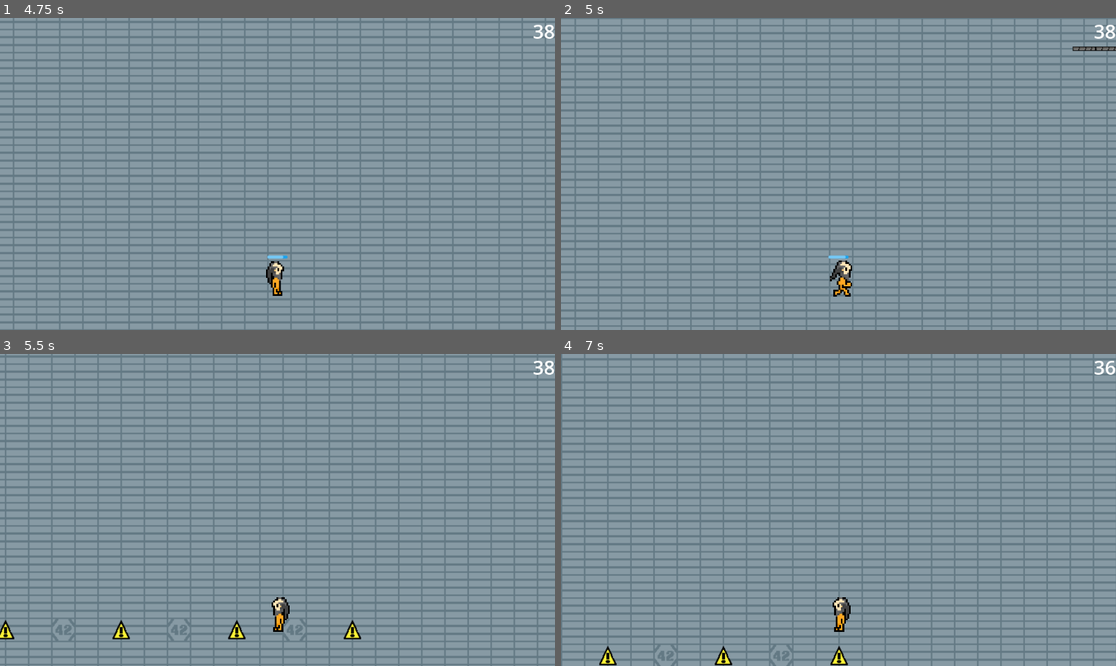
Above: before the commit, frames 1-4 (two rows, left to right).
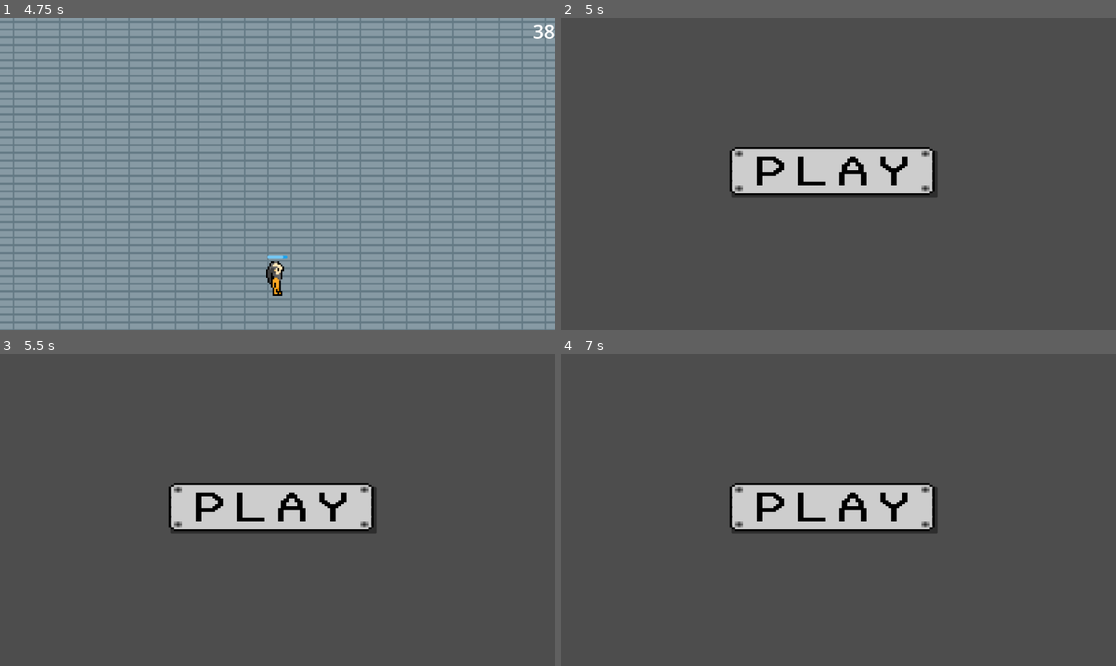
Above: after the commit, the same moments.

Repository: tristeceratops/42GameJam
Game: Godot game, scene res://recource/starting screen.tscn
Two runs of this game, one before a commit and one after it. Both use one fixed random seed, a clock stepped at 60 frames per second and the inputs below.
Inputs (mouse positions are in pixels of both pictures, inside the frame that each line leads up to):
- Up to frame 1 (4.75 s): click (271, 174) at 0.5 s; tap Enter at 1.25 s; move the mouse to (399, 158) at 1.27 s; hold S (crouch) 1.28-2.03 s; hold D (move_right) 1.28-2.78 s; tap Space (jump) at 1.52, 2.27, 3.77, 4.52 s; move the mouse to (166, 189) at 2.02 s; tap E (dash) at 2.1, 4.35 s; move the mouse to (333, 105) at 2.77 s; hold A (move_left) 2.78-3.53 s; click (333, 105) at 2.85 s; move the mouse to (249, 236) at 3.52 s; hold D (move_right) from 3.53 s (still down); tap S (crouch) at 3.6 s; move the mouse to (444, 220) at 4.27 s
- Up to frame 2 (5 s): keep holding D (move_right); tap P (RESET, bound only after the commit) at 4.9 s
- Up to frame 3 (5.5 s): move the mouse to (111, 463) at 5.02 s; release D (move_right) at 5.03 s; hold A (move_left) from 5.03 s (still down); click (111, 463) at 5.1 s; tap Space (jump) at 5.27 s
- Up to frame 4 (7 s): move the mouse to (866, 510) at 5.77 s; release A (move_left) at 5.78 s; hold D (move_right) 5.78-6.53 s; hold S (crouch) 5.78-6.53 s; move the mouse to (755, 432) at 6.52 s; hold A (move_left) from 6.53 s (still down); tap E (dash) at 6.6 s; tap Space (jump) at 6.77 s

Frame 1 is identical in both runs. In frame 2, 100% of the frame differs, in the area x 0-100%, y 0-100%; in frame 3, 100%; in frame 4, 100%.

Commit message:
RESET DONE

Diff:
--- a/george-game/Script/player.gd
+++ b/george-game/Script/player.gd
@@ -334,7 +334,7 @@
 	if dead:
 		get_tree().change_scene_to_file("res://testing stages/death_screen.tscn")
 	if Input.is_action_pressed("RESET"):
-		get_tree().change_scene_to_file("res://resources/last main/starting screen.tscn")
+		get_tree().change_scene_to_file("res://recource/starting screen.tscn")
 
 
 func shoot():
--- a/george-game/project.godot
+++ b/george-game/project.godot
@@ -64,7 +64,7 @@
 }
 RESET={
 "deadzone": 0.5,
-"events": [Object(InputEventKey,"resource_local_to_scene":false,"resource_name":"","device":-1,"window_id":0,"alt_pressed":true,"shift_pressed":false,"ctrl_pressed":false,"meta_pressed":false,"pressed":false,"keycode":0,"physical_keycode":66,"key_label":0,"unicode":98,"location":0,"echo":false,"script":null)
+"events": [Object(InputEventKey,"resource_local_to_scene":false,"resource_name":"","device":-1,"window_id":0,"alt_pressed":false,"shift_pressed":false,"ctrl_pressed":false,"meta_pressed":false,"pressed":false,"keycode":0,"physical_keycode":80,"key_label":0,"unicode":112,"location":0,"echo":false,"script":null)
 ]
 }
 shoot={
